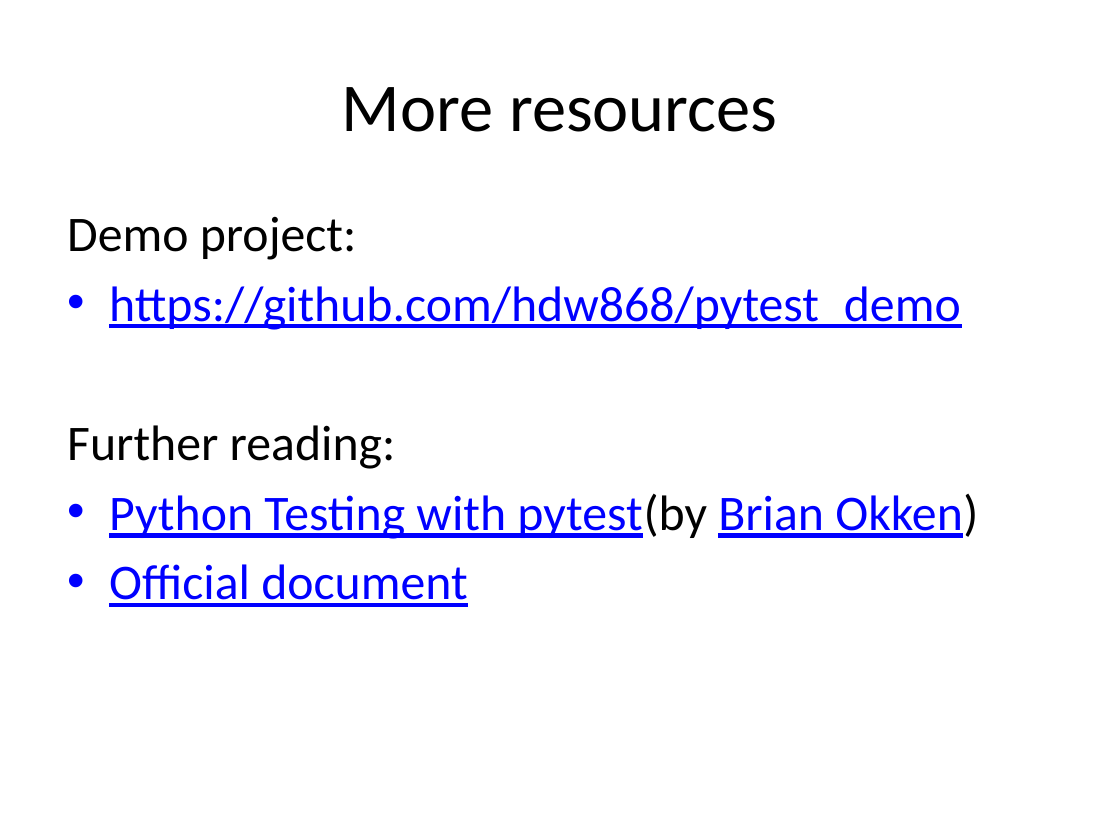
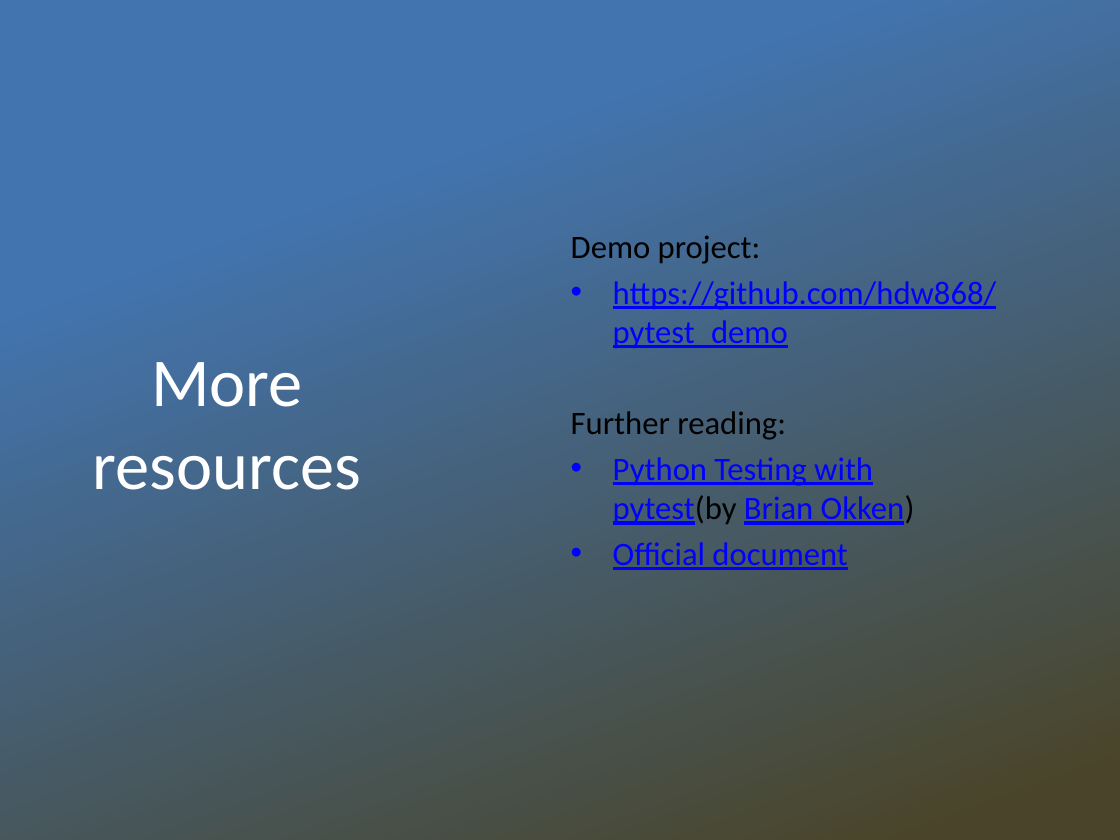
Before and after one commit to hdw868/pytest_demo, a slide deck: slide 14 of docs/Introduction to pytest.pptx. Drawn at 1120x840 pixels with LibreOffice and Linux fonts; fonts in the diff are those of the drawing; background and template pictures are left out. Boxes give left, top, right and bottom in pixels: in the first picture for what was removed or moved away, otherwise in the second. Text is boxed around its words. In the diff, an @@ line names an element or a change of style, - is before the commit and + after.

```diff
--- a/docs/Introduction to pytest.pptx
+++ b/docs/Introduction to pytest.pptx
@@ rectangle added at box(0, 0, 1120, 840), fill gradient #4274AF to #4A452A @@
@@ text "Demo project:": place and size @@
-text "Demo project:" at box(67, 216, 978, 607)
+text "Demo project:" at box(571, 235, 997, 570)
@@ text "Demo project:" at box(571, 235, 997, 570): size 32 to 21 pt; less space between paragraphs; vertical alignment top to middle @@
@@ title "More resources": place and size @@
-title "More resources" at box(342, 87, 777, 132)
+title "More resources" at box(93, 362, 361, 490)
@@ title "More resources" at box(93, 362, 361, 490): text colour #000000 to #FFFFFF @@
```
Also in this commit, not shown: 11 other slides changed, 3 slides added, 2 slides removed.
